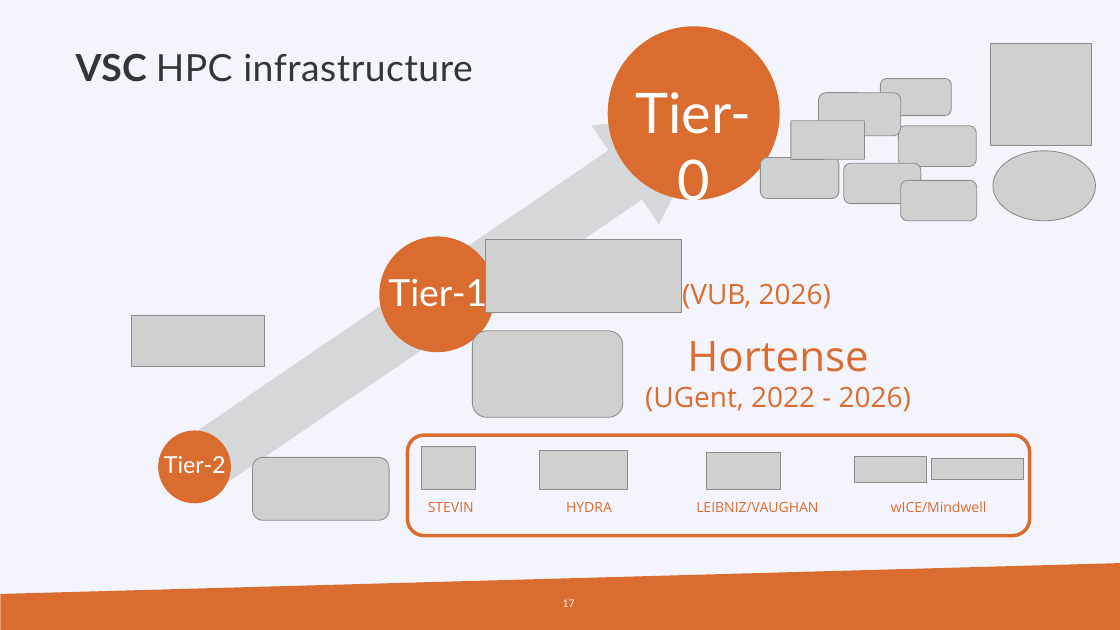
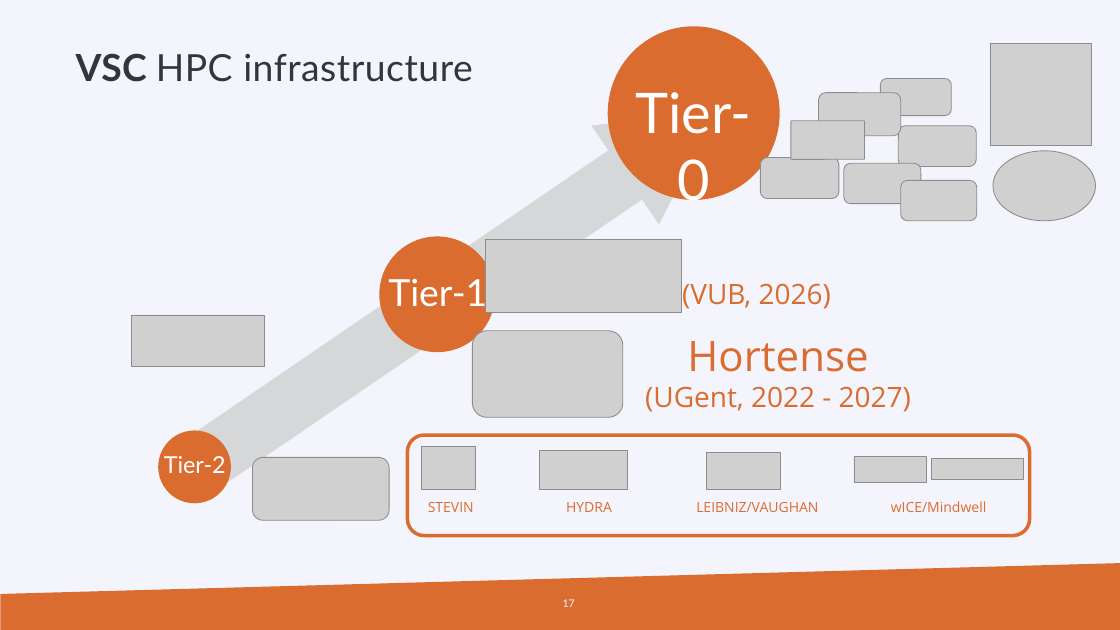
Before and after one commit to hpcleuven/HPC-intro, a slide deck: slide 17 of HPCintro.pptx. Drawn at 1120x630 pixels with LibreOffice and Linux fonts; fonts in the diff are those of the drawing; grey boxes stand for pictures; background and template pictures are left out. Boxes give left, top, right and bottom in pixels: in the first picture for what was removed or moved away, otherwise in the second. Text is boxed around its words. In the diff, an @@ line names an element or a change of style, - is before the commit and + after.

```diff
--- a/HPCintro.pptx
+++ b/HPCintro.pptx
@@ text at [645, 341, 911, 412]: text changed @@
-Hortense
-(UGent, 2022 - 2026)
+Hortense
+(UGent, 2022 - 2027)
```
Also in this commit, not shown: 14 other slides changed, 1 slide added, 2 slides removed.
